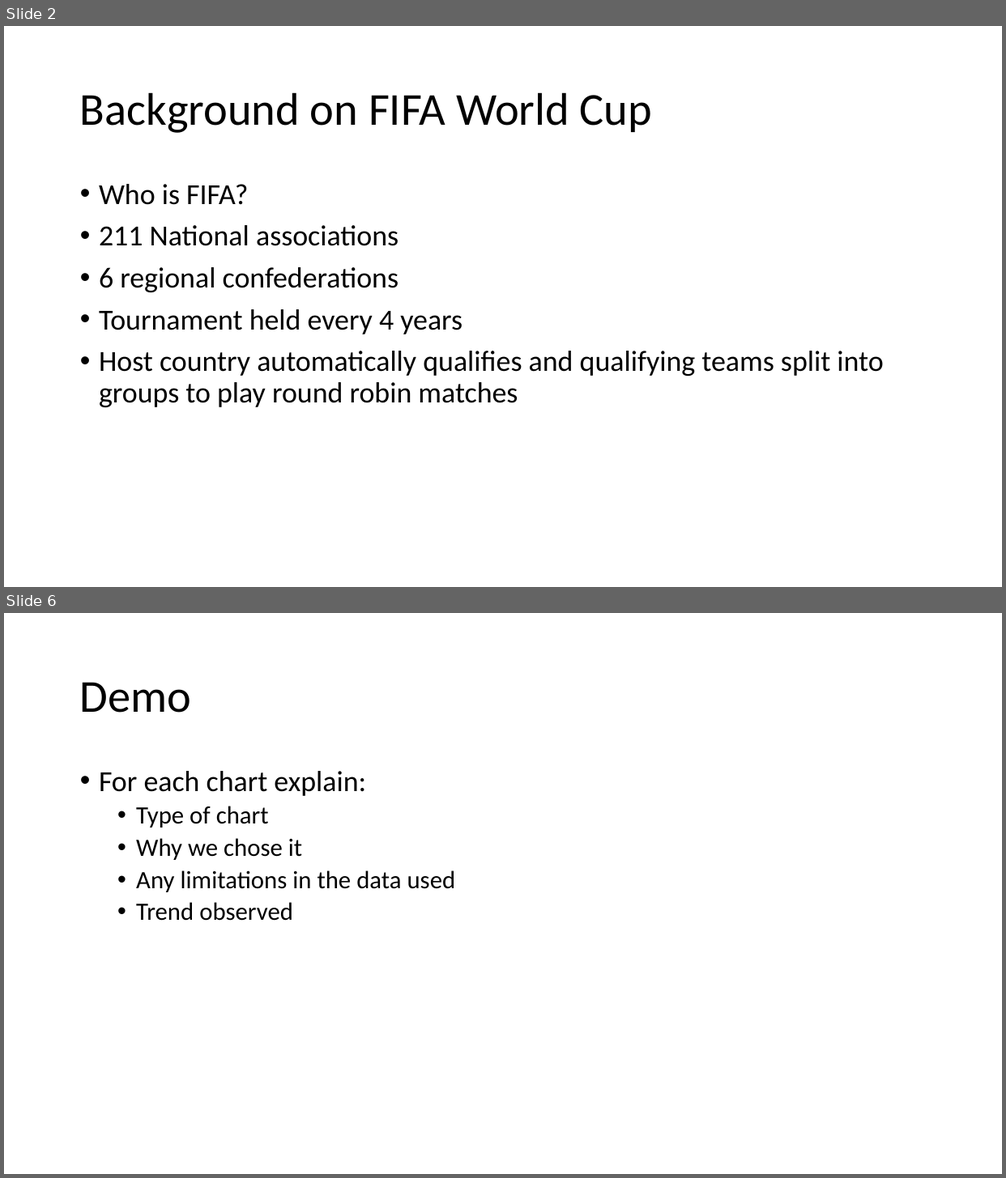
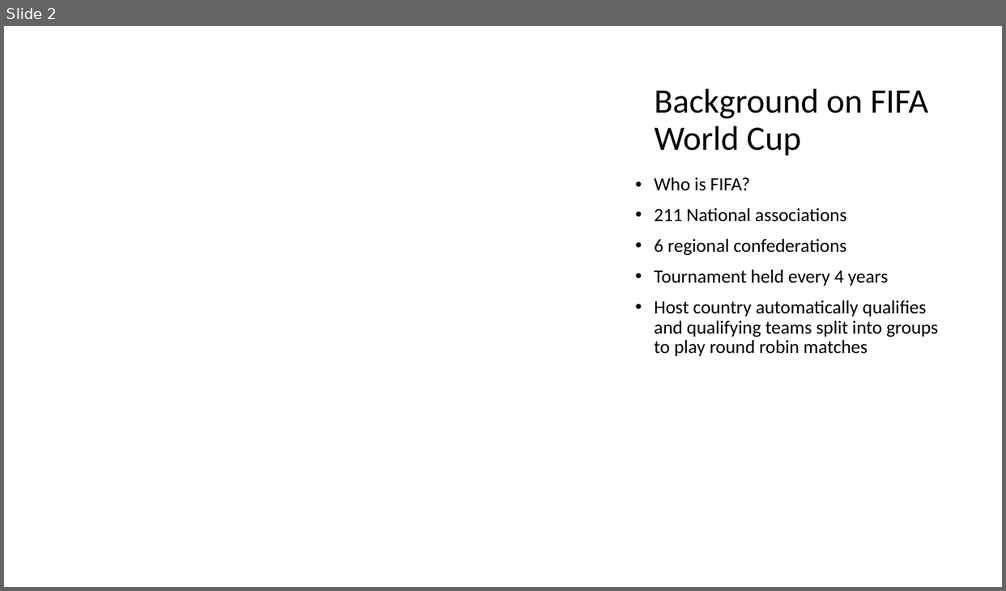
Before and after one commit to johnwanng/projectTWO, a slide deck: FIFA World Cup Presentation.pptx. Shown one above the other, each under a label of ours: slides 2 and 6 before the commit, slide 2 after it; the slides between them are not shown. The pictures are 1006x1178 and 1006x591 pixels, drawn with LibreOffice and Linux fonts; fonts in the diff are those of the drawing; background and template pictures are left out. Boxes give left, top, right and bottom in pixels: in the first picture for what was removed or moved away, otherwise in the second. Text is boxed around its words. In the diff, an @@ line names an element or a change of style, - is before the commit and + after.

```diff
--- a/FIFA World Cup Presentation.pptx
+++ b/FIFA World Cup Presentation.pptx
@@ slide 6 removed at <box>4,613,1002,1174</box>, background #FFFFFF @@
@@ title removed at <box>80,682,192,713</box> @@
-Demo
@@ text removed at <box>99,771,456,921</box> @@
-• For each chart explain:
-  • Type of chart
-  • Why we chose it
-  • Any limitations in the data used
-  • Trend observed
@@ slide 2 changed as well @@
@@ freeform shape added at <box>543,26,1002,505</box>, fill #FFFFFF at 50% opacity @@
@@ freeform shape added at <box>556,26,1002,489</box>, fill #FFFFFF at 75% opacity @@
@@ title "Background on FIFA World Cup": place and size @@
-title "Background on FIFA World Cup" at <box>80,92,652,133</box>
+title "Background on FIFA World Cup" at <box>654,88,929,156</box>
@@ title "Background on FIFA World Cup" at <box>654,88,929,156</box>: size 44 to 33 pt @@
@@ text "Who is FIFA?": place and size @@
-text "Who is FIFA?" at <box>99,184,883,408</box>
+text "Who is FIFA?" at <box>654,177,938,356</box>
@@ text "Who is FIFA?" at <box>654,177,938,356</box>: size 28 to 18 pt @@
```
Also in this commit, not shown: 7 other slides changed, 1 slide added.
